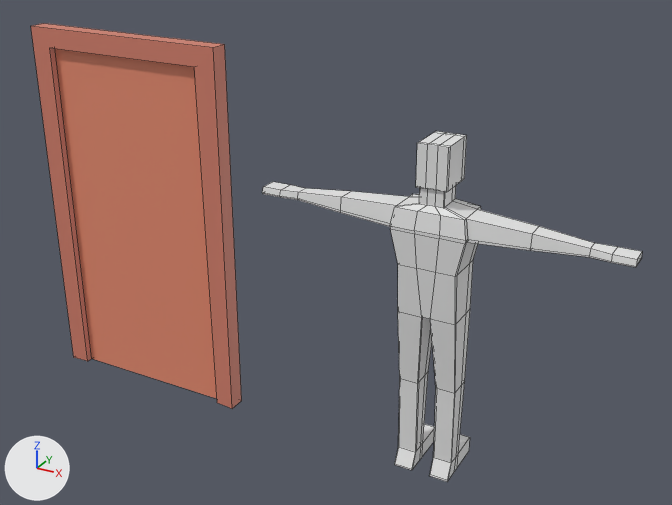
The Blender file art/models/props/decorative_door/decorative_door.blend as it was, and as the next commit left it.
Before and after are seen from a 50 mm camera at (3.56, -4.02, 3.18) aimed at (1.27, 0.13, 1.11). Arrows for +X, +Y and +Z are at lower left; the lights stay in place. The older version comes first. Mesh edges are drawn as thin lines.

Names of what the first picture shows: 'door', 'door_frame', 'reference'.
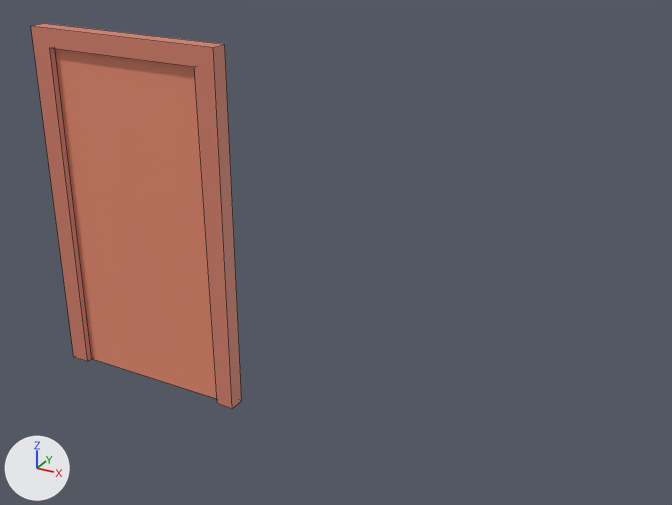
Pixel boxes [x1, y1, x2, y2] of what changed, in the pictures (672 x 505 px):
'reference', deleted: before [263, 131, 642, 482]

What changed in the scene script:
```text
Remove ob_reference:
    ob_reference = bpy.data.objects.new('reference', me_scale_reference)
    ob_reference.location = (1.926, 0.0, 0.0)
```
